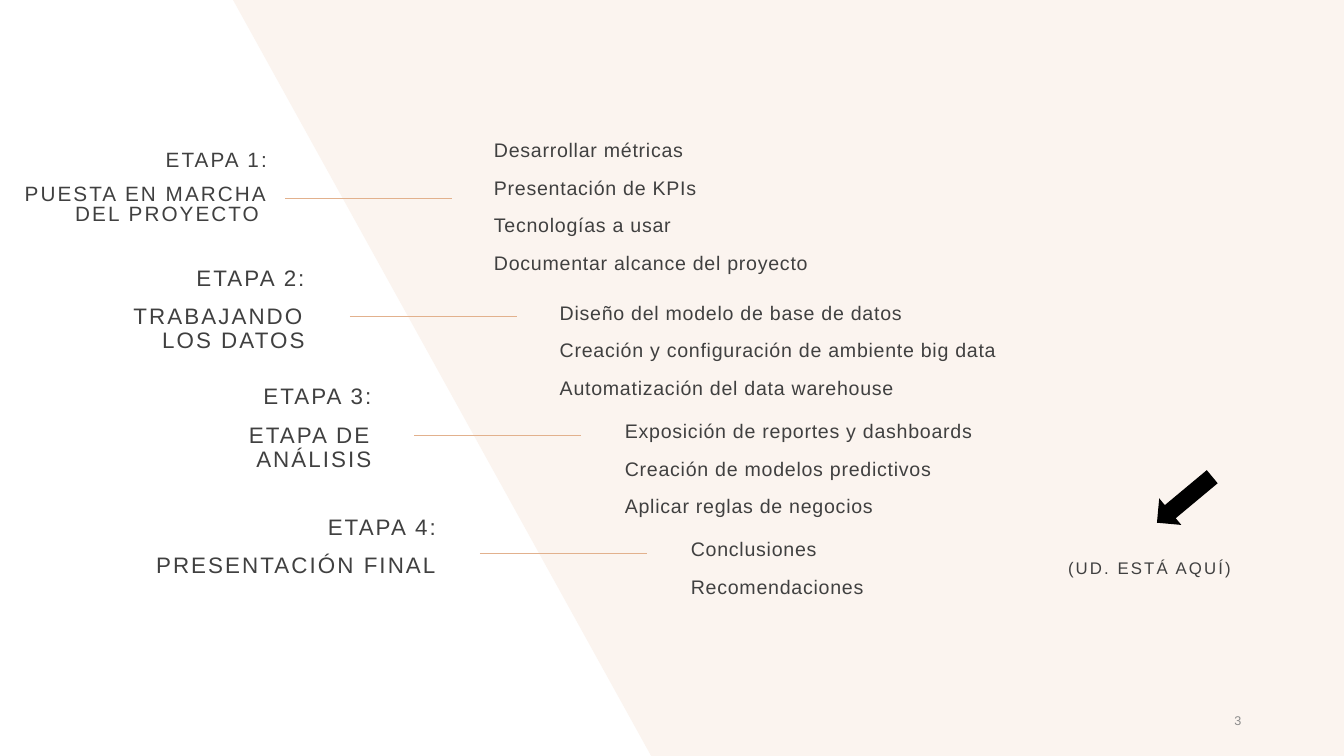
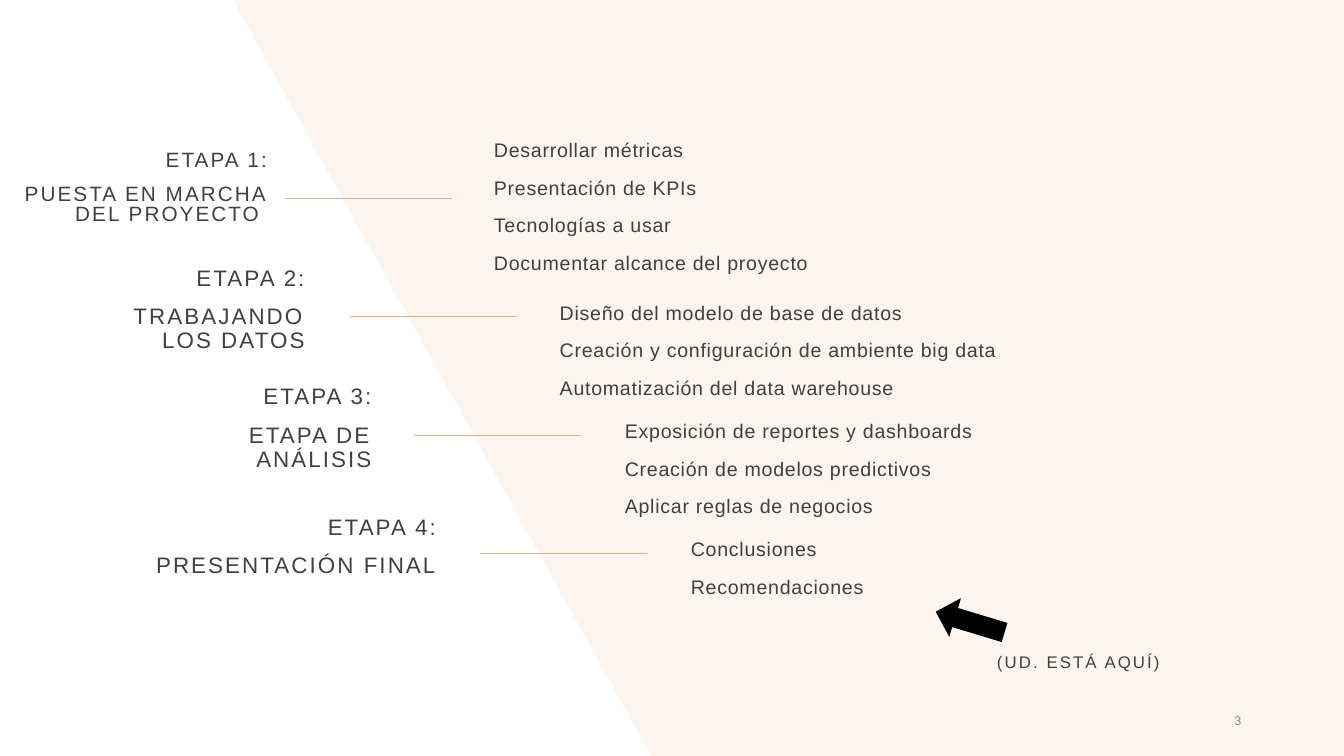
Before and after one commit to AlbertoLandinWork/PG-Olist-grupo12, a slide deck: slide 3 of presentaciones/Presentacion_Semana4.pptx. Drawn at 1344x756 pixels with LibreOffice and Linux fonts; fonts in the diff are those of the drawing. Boxes give left, top, right and bottom in pixels: in the first picture for what was removed or moved away, otherwise in the second. Text is boxed around its words. In the diff, an @@ line names an element or a change of style, - is before the commit and + after.

```diff
--- a/presentaciones/Presentacion_Semana4.pptx
+++ b/presentaciones/Presentacion_Semana4.pptx
@@ right arrow at (x1=932, y1=595, x2=1010, y2=651): rotation 140 to 196 degrees @@
@@ text "(UD. ESTÁ AQUÍ)" moved from (x1=1068, y1=561, x2=1231, y2=578) to (x1=997, y1=654, x2=1160, y2=672) @@
```
Also in this commit, not shown: 6 other slides changed, 3 slides added, 1 slide removed.
